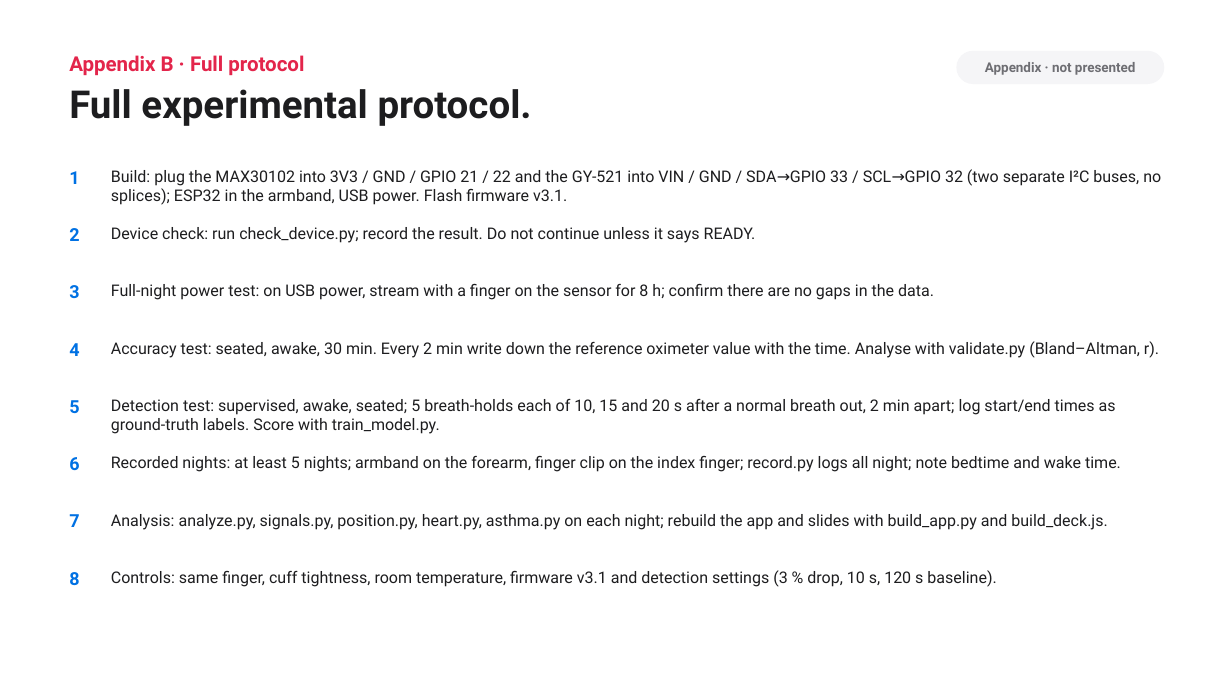
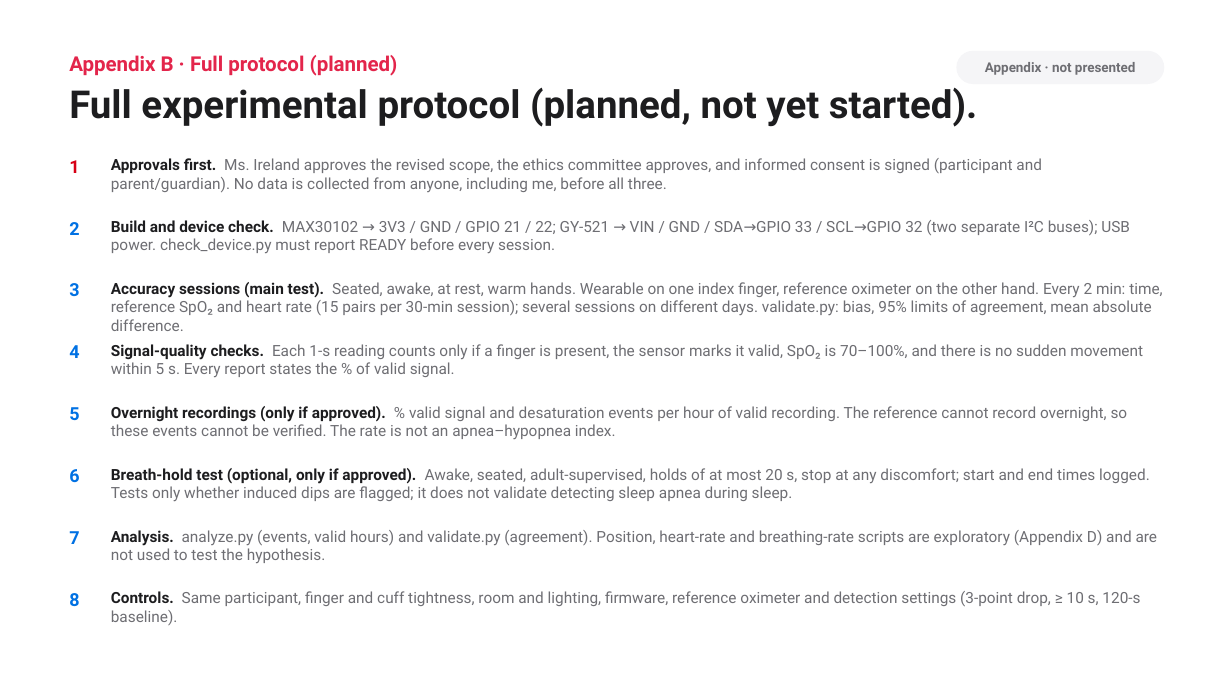
Before and after one commit to gabrielamamanestudent-wq/teetomivV2, a slide deck: slide 16 of science-fair/night-signal/Night_Signal_Presentation.pptx. Drawn at 1232x693 pixels with LibreOffice and Linux fonts; fonts in the diff are those of the drawing. Boxes give left, top, right and bottom in pixels: in the first picture for what was removed or moved away, otherwise in the second. Text is boxed around its words. In the diff, an @@ line names an element or a change of style, - is before the commit and + after.

```diff
--- a/science-fair/night-signal/Night_Signal_Presentation.pptx
+++ b/science-fair/night-signal/Night_Signal_Presentation.pptx
@@ text at [69, 55, 398, 76]: text changed @@
-Appendix B · Full protocol
+Appendix B · Full protocol (planned)
@@ text at [69, 88, 978, 127]: text changed @@
-Full experimental protocol.
+Full experimental protocol (planned, not yet started).
@@ text "1": place and size @@
-text "1" at [69, 171, 79, 184]
+text "1" at [69, 160, 79, 173]
@@ text "1" at [69, 160, 79, 173]: text colour #0071E3 to #D70015 @@
@@ text at [111, 158, 1042, 192]: text changed; size 12.5 to 12 pt; text colour #1D1D1F to #6E6E73 @@
-Build: plug the MAX30102 into 3V3 / GND / GPIO 21 / 22 and the GY-521 into VIN / GND / SDA→GPIO 33 / SCL→GPIO 32 (two separate I²C buses, no splices); ESP32 in the armband, USB power. Flash firmware v3.1.
+Approvals first. Ms. Ireland approves the revised scope, the ethics committee approves, and informed consent is signed (participant and parent/guardian). No data is collected from anyone, including me, before all three.
@@ text "2": place and size @@
-text "2" at [69, 228, 79, 241]
+text "2" at [69, 222, 79, 235]
@@ text at [111, 220, 1130, 253]: text changed; size 12.5 to 12 pt; text colour #1D1D1F to #6E6E73 @@
-Device check: run check_device.py; record the result. Do not continue unless it says READY.
+Build and device check. MAX30102 → 3V3 / GND / GPIO 21 / 22; GY-521 → VIN / GND / SDA→GPIO 33 / SCL→GPIO 32 (two separate I²C buses); USB power. check_device.py must report READY before every session.
@@ text at [111, 282, 1162, 331]: text changed; size 12.5 to 12 pt; text colour #1D1D1F to #6E6E73 @@
-Full-night power test: on USB power, stream with a finger on the sensor for 8 h; confirm there are no gaps in the data.
+Accuracy sessions (main test). Seated, awake, at rest, warm hands. Wearable on one index finger, reference oximeter on the other hand. Every 2 min: time, reference SpO₂ and heart rate (15 pairs per 30-min session); several sessions on different days. validate.py: bias, 95% limits of agreement, mean absolute difference.
@@ text at [111, 344, 1143, 377]: text changed; size 12.5 to 12 pt; text colour #1D1D1F to #6E6E73 @@
-Accuracy test: seated, awake, 30 min. Every 2 min write down the reference oximeter value with the time. Analyse with validate.py (Bland–Altman, r).
+Signal-quality checks. Each 1-s reading counts only if a finger is present, the sensor marks it valid, SpO₂ is 70–100%, and there is no sudden movement within 5 s. Every report states the % of valid signal.
@@ text "5": place and size @@
-text "5" at [69, 400, 79, 413]
+text "5" at [69, 407, 79, 420]
@@ text at [111, 406, 1128, 439]: text changed; size 12.5 to 12 pt; text colour #1D1D1F to #6E6E73 @@
-Detection test: supervised, awake, seated; 5 breath-holds each of 10, 15 and 20 s after a normal breath out, 2 min apart; log start/end times as ground-truth labels. Score with train_model.py.
+Overnight recordings (only if approved). % valid signal and desaturation events per hour of valid recording. The reference cannot record overnight, so these events cannot be verified. The rate is not an apnea–hypopnea index.
@@ text "6": place and size @@
-text "6" at [69, 457, 79, 470]
+text "6" at [69, 469, 79, 482]
@@ text at [111, 468, 1150, 501]: text changed; size 12.5 to 12 pt; text colour #1D1D1F to #6E6E73 @@
-Recorded nights: at least 5 nights; armband on the forearm, finger clip on the index finger; record.py logs all night; note bedtime and wake time.
+Breath-hold test (optional, only if approved). Awake, seated, adult-supervised, holds of at most 20 s, stop at any discomfort; start and end times logged. Tests only whether induced dips are flagged; it does not validate detecting sleep apnea during sleep.
@@ text "7": place and size @@
-text "7" at [69, 514, 79, 527]
+text "7" at [69, 531, 79, 544]
@@ text at [111, 530, 1158, 563]: text changed; size 12.5 to 12 pt; text colour #1D1D1F to #6E6E73 @@
-Analysis: analyze.py, signals.py, position.py, heart.py, asthma.py on each night; rebuild the app and slides with build_app.py and build_deck.js.
+Analysis. analyze.py (events, valid hours) and validate.py (agreement). Position, heart-rate and breathing-rate scripts are exploratory (Appendix D) and are not used to test the hypothesis.
@@ text "8": place and size @@
-text "8" at [69, 572, 79, 585]
+text "8" at [69, 593, 79, 606]
@@ text at [111, 591, 1140, 625]: text changed; size 12.5 to 12 pt; text colour #1D1D1F to #6E6E73 @@
-Controls: same finger, cuff tightness, room temperature, firmware v3.1 and detection settings (3 % drop, 10 s, 120 s baseline).
+Controls. Same participant, finger and cuff tightness, room and lighting, firmware, reference oximeter and detection settings (3-point drop, ≥ 10 s, 120-s baseline).
```
Also in this commit, not shown: 11 other slides changed, 6 slides added, 6 slides removed, 41 other files.
